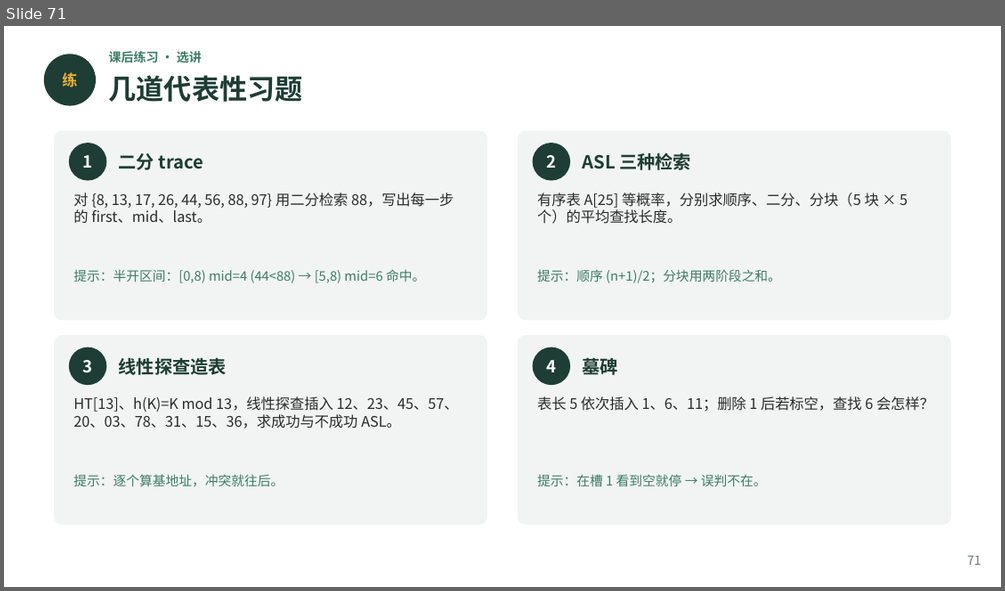
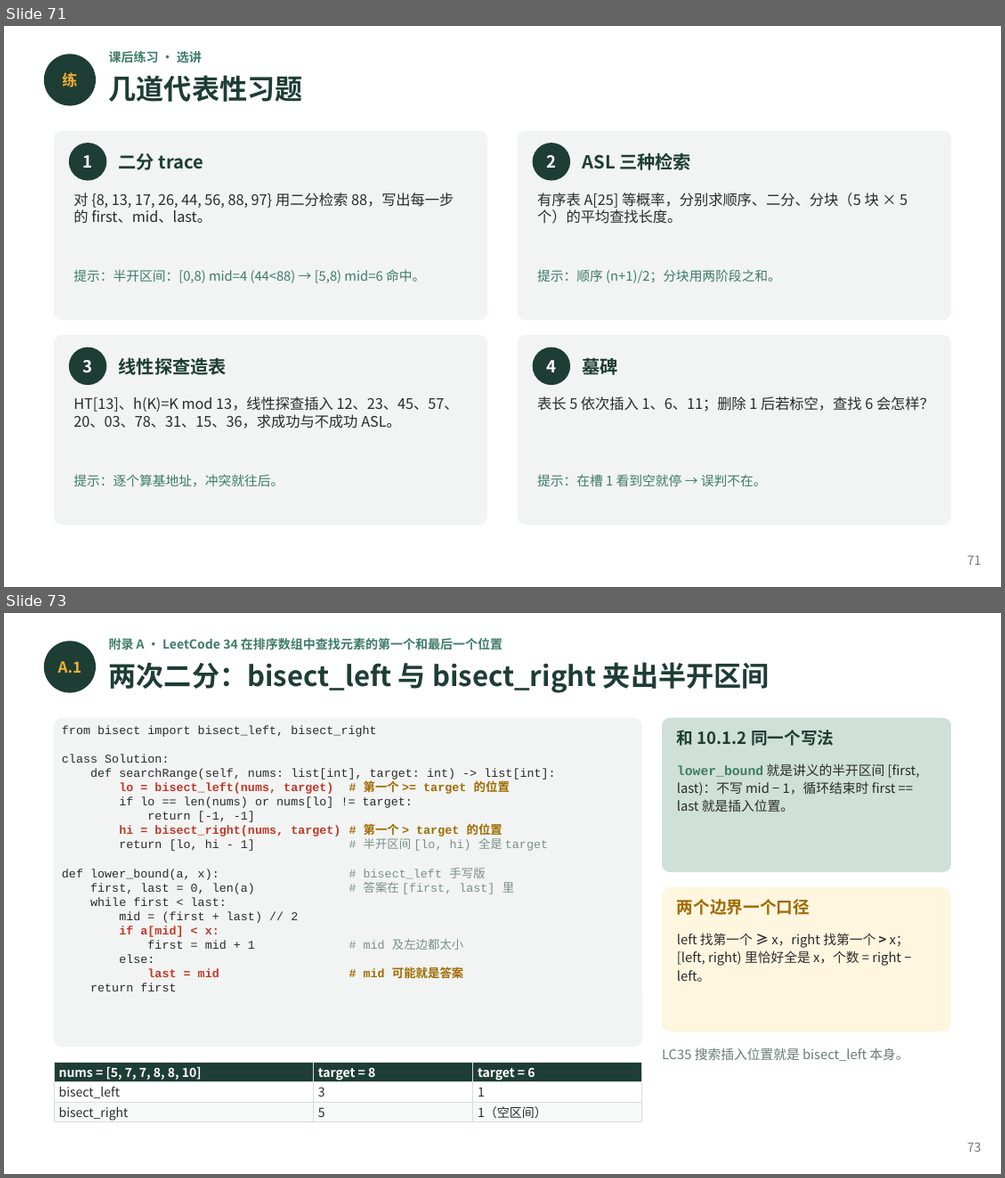
Before and after one commit to GMyhf/2026fall-cs201, a slide deck: courseware/202609_DSA_10_Search.pptx. Shown one above the other, each under a label of ours: slide 71 before the commit, slides 71 and 73 after it; the slides between them are not shown. The pictures are 1005x591 and 1005x1178 pixels, drawn with LibreOffice and Linux fonts; fonts in the diff are those of the drawing. Boxes give left, top, right and bottom in pixels: in the first picture for what was removed or moved away, otherwise in the second. Text is boxed around its words. In the diff, an @@ line names an element or a change of style, - is before the commit and + after.

```diff
--- a/courseware/202609_DSA_10_Search.pptx
+++ b/courseware/202609_DSA_10_Search.pptx
@@ slide 73 added at (x1=4, y1=613, x2=1001, y2=1174), background #FFFFFF @@
@@ text added at (x1=109, y1=637, x2=502, y2=653), 9 pt, text #3E7C68, bold @@
+附录 A · LeetCode 34 在排序数组中查找元素的第一个和最后一个位置
@@ ellipse added at (x1=44, y1=641, x2=96, y2=693), fill #1E3D34 @@
@@ text added at (x1=58, y1=661, x2=82, y2=673), 11 pt, text #F2B134, bold @@
+A.1
@@ text added at (x1=109, y1=662, x2=769, y2=693), 20 pt, text #1E3D34, bold @@
+两次二分：bisect_left 与 bisect_right 夹出半开区间
@@ rounded rectangle added at (x1=54, y1=718, x2=642, y2=1046), fill #F1F4F2 @@
@@ rounded rectangle added at (x1=662, y1=718, x2=951, y2=872), fill #CFE0D8 @@
@@ text added at (x1=62, y1=725, x2=555, y2=981), 8.6 pt, text #2B2B2B @@
+from bisect import bisect_left, bisect_right
+class Solution:
+def searchRange(self, nums: list[int], target: int) -> list[int]:
+lo = bisect_left(nums, target) # 第一个 >= target 的位置
+if lo == len(nums) or nums[lo] != target:
+return [-1, -1]
+hi = bisect_right(nums, target) # 第一个 > target 的位置
+return [lo, hi - 1] # 半开区间 [lo, hi) 全是 target
+def lower_bound(a, x): # bisect_left 手写版
+first, last = 0, len(a) # 答案在 [first, last] 里
+while first < last:
+mid = (first + last) // 2
+if a[mid] < x:
+first = mid + 1 # mid 及左边都太小
+else:
+last = mid # mid 可能就是答案
+return first
@@ text added at (x1=677, y1=730, x2=833, y2=746), 12 pt, text #1E3D34, bold @@
+和 10.1.2 同一个写法
@@ text added at (x1=677, y1=763, x2=920, y2=811), 9.5 pt, text #2B2B2B @@
+lower_bound 就是讲义的半开区间 [first, last)：不写 mid − 1，循环结束时 first == last 就是插入位置。
@@ rounded rectangle added at (x1=662, y1=887, x2=951, y2=1031), fill #FFF6E0 @@
@@ text added at (x1=677, y1=899, x2=809, y2=915), 12 pt, text #A06A00, bold @@
+两个边界一个口径
@@ text added at (x1=677, y1=933, x2=909, y2=981), 9.5 pt, text #2B2B2B @@
+left 找第一个 ≥ x，right 找第一个 > x；[left, right) 里恰好全是 x，个数 = right − left。
@@ table added at (x1=54, y1=1062, x2=642, y2=1161), 3 rows, 3 columns @@
+nums = [5, 7, 7, 8, 8, 10] | target = 8 | target = 6
+bisect_left | 3 | 1
+bisect_right | 5 | 1（空区间）
@@ text added at (x1=662, y1=1047, x2=908, y2=1061), 9.5 pt, text #6B7B74 @@
+LC35 搜索插入位置就是 bisect_left 本身。
@@ text added at (x1=967, y1=1142, x2=981, y2=1151), 9 pt, text #6B7B74 @@
+73
```
Also in this commit, not shown: 2 slides changed, 8 other slides added, 2 other files.
